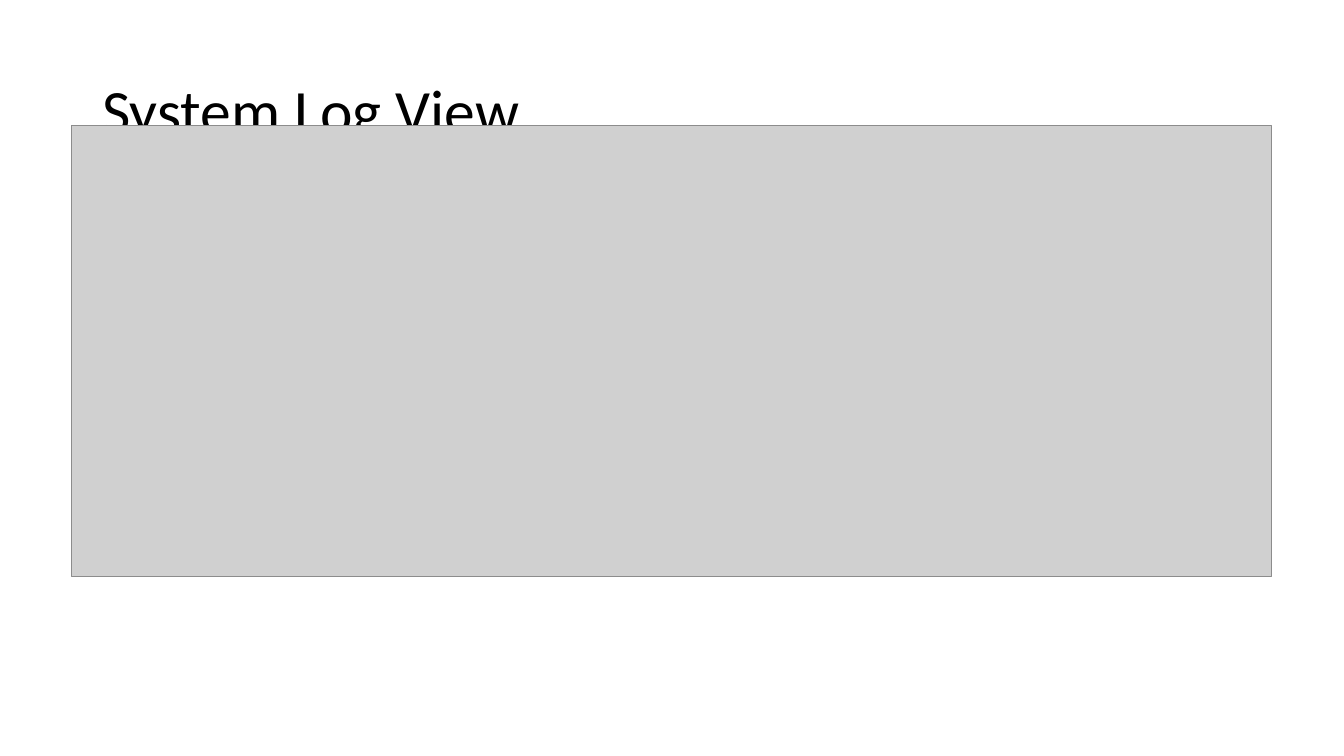
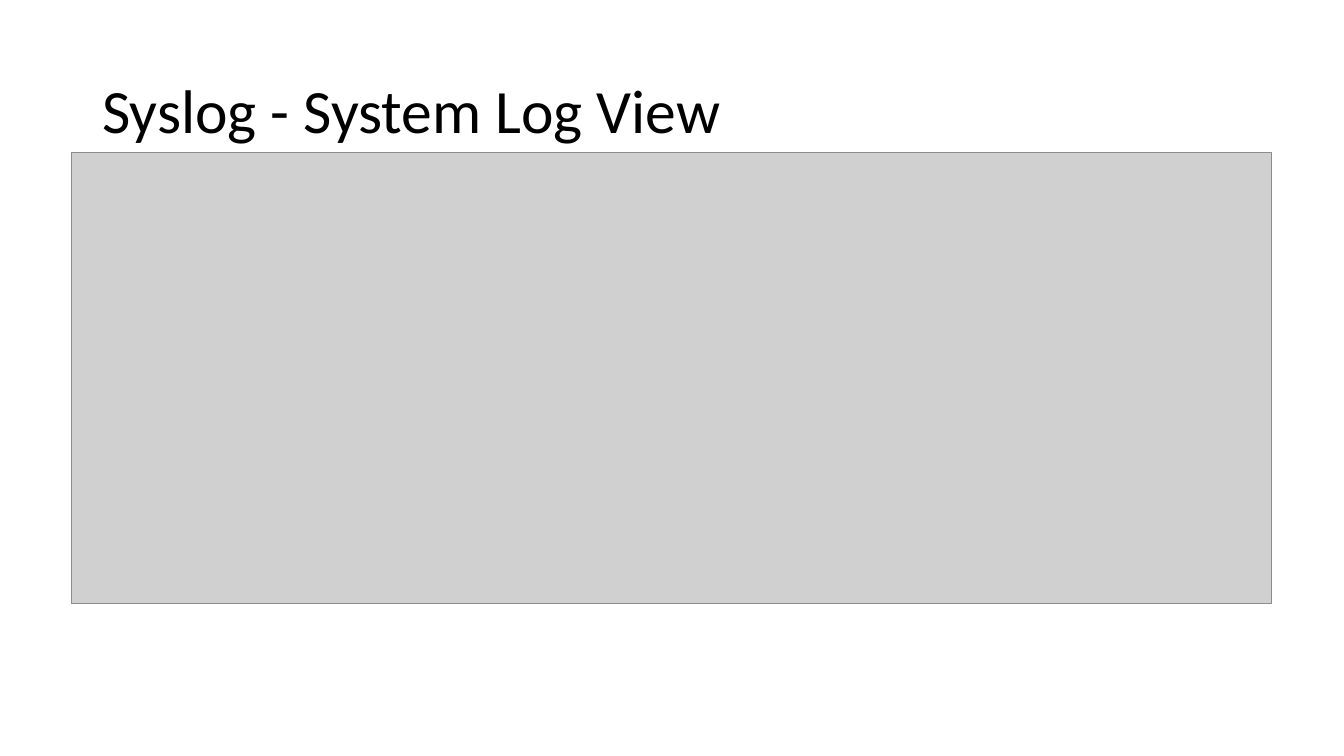
Before and after one commit to LabVIEW-DCAF/Documentation, a slide deck: slide 5 of Trunk/Getting Started Material/DCAF Training/8 Debugging DCAF.pptx (slide 3 before the commit). Drawn at 1344x756 pixels with LibreOffice and Linux fonts; fonts in the diff are those of the drawing; grey boxes stand for pictures. Boxes give left, top, right and bottom in pixels: in the first picture for what was removed or moved away, otherwise in the second. Text is boxed around its words. In the diff, an @@ line names an element or a change of style, - is before the commit and + after.

```diff
--- a/Trunk/Getting Started Material/DCAF Training/8 Debugging DCAF.pptx
+++ b/Trunk/Getting Started Material/DCAF Training/8 Debugging DCAF.pptx
@@ title at [102,90,720,144]: text changed @@
-System Log View
+Syslog - System Log View
@@ picture: place and size @@
-picture at [72,126,1272,577]
+picture at [72,152,1272,603]
```
Also in this commit, not shown: 1 other slide changed, 3 slides added, 2 other files.
